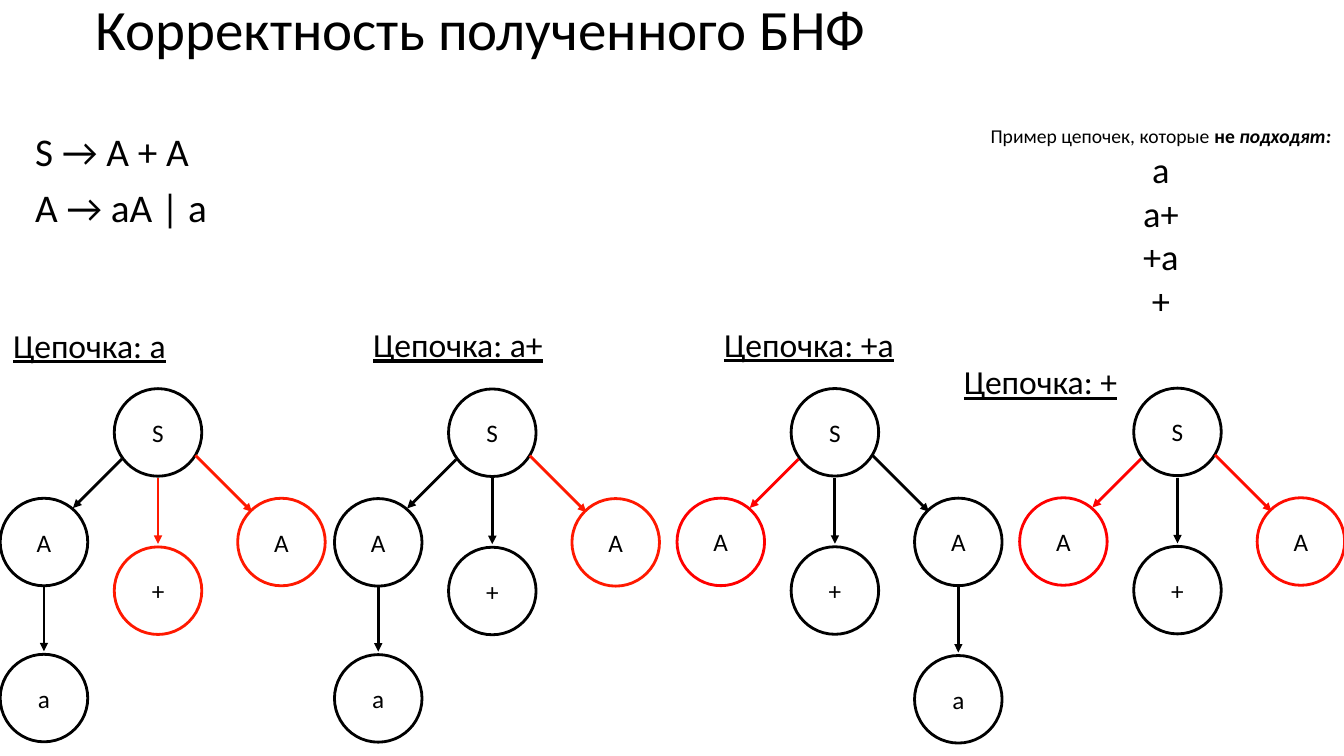
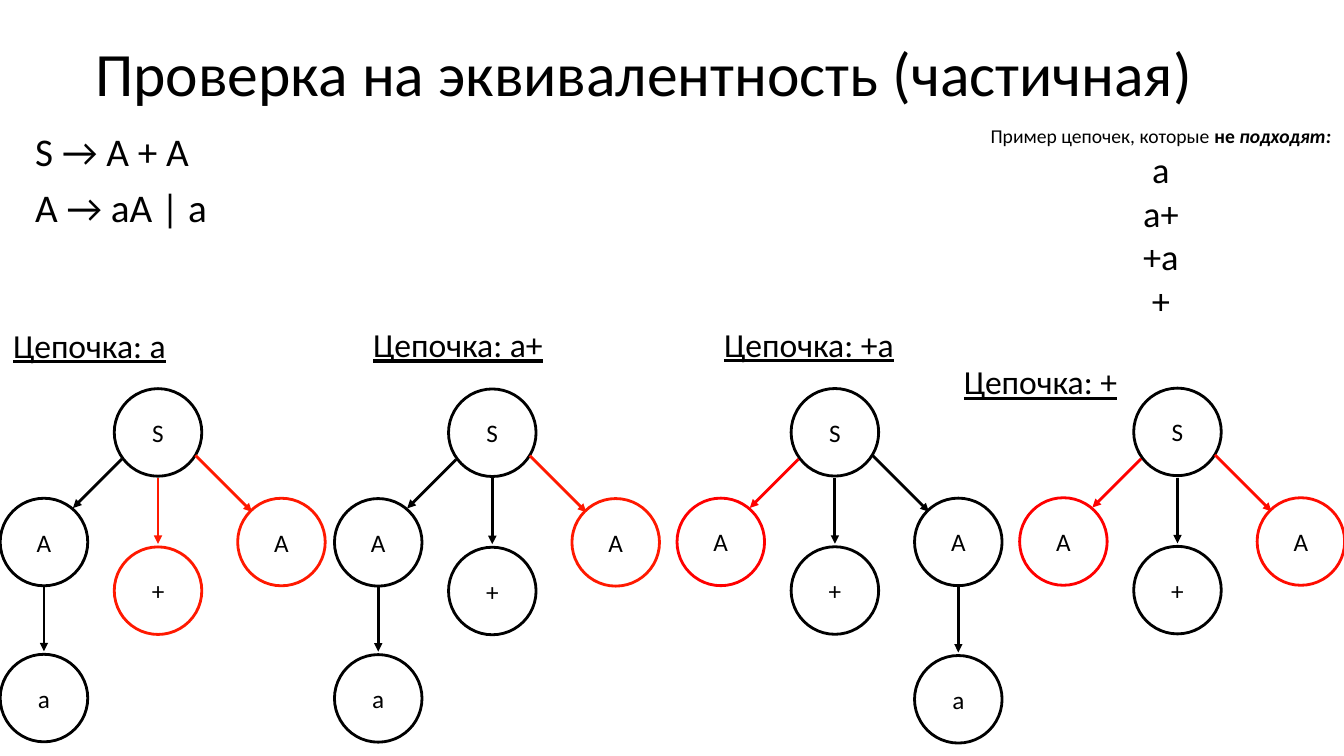
Before and after one commit to goddamnteam/korzun, a slide deck: slide 12 of task6.pptx (slide 9 before the commit). Drawn at 1344x756 pixels with LibreOffice and Linux fonts; fonts in the diff are those of the drawing. Boxes give left, top, right and bottom in pixels: in the first picture for what was removed or moved away, otherwise in the second. Text is boxed around its words. In the diff, an @@ line names an element or a change of style, - is before the commit and + after.

```diff
--- a/task6.pptx
+++ b/task6.pptx
@@ text removed at (x1=95, y1=11, x2=866, y2=60) @@
-Корректность полученного БНФ
@@ text added at (x1=95, y1=51, x2=1192, y2=106), 44 pt, text #000000 @@
+Проверка на эквивалентность (частичная)
```
Also in this commit, not shown: 7 other slides changed, 3 slides added.
